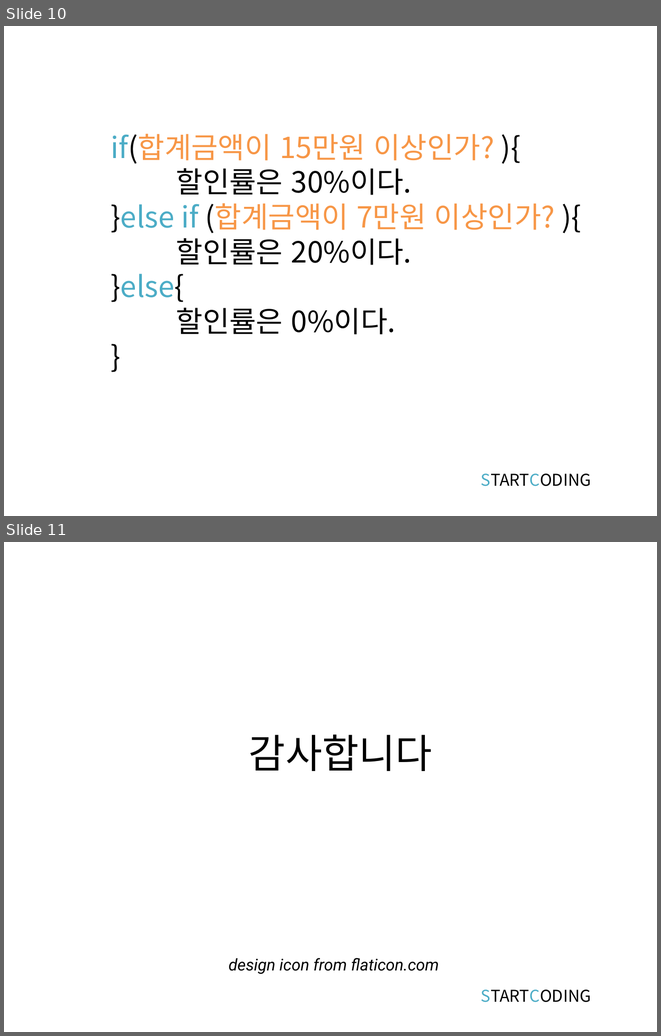
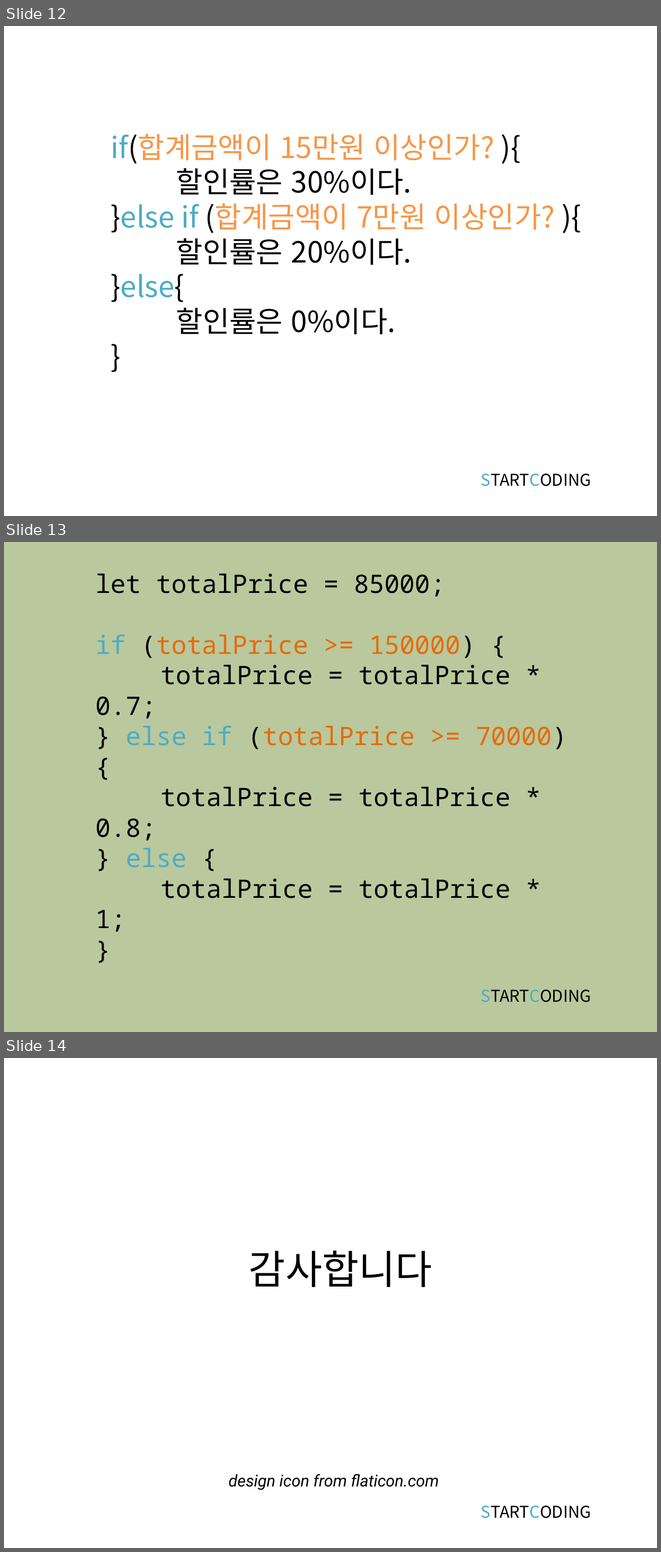
Before and after one commit to kwonkijun/web, a slide deck: 프론트엔드기초(PPT)/JAVASCRIPT 5강_조건문.pptx. Shown one above the other, each under a label of ours: slides 10 and 11 before the commit, slides 12, 13 and 14 after it. The pictures are 661x1036 and 661x1552 pixels, drawn with LibreOffice and Linux fonts; fonts in the diff are those of the drawing. Boxes give left, top, right and bottom in pixels: in the first picture for what was removed or moved away, otherwise in the second. Text is boxed around its words. In the diff, an @@ line names an element or a change of style, - is before the commit and + after.

```diff
--- a/프론트엔드기초(PPT)/JAVASCRIPT 5강_조건문.pptx
+++ b/프론트엔드기초(PPT)/JAVASCRIPT 5강_조건문.pptx
@@ slide 13 added at [4, 542, 657, 1032], background #77933C at 50% opacity @@
@@ title added at [95, 634, 567, 932], 28 pt, text #000000 @@
+let totalPrice = 85000;
+if (totalPrice >= 150000) {
+totalPrice = totalPrice * 0.7;
+} else if (totalPrice >= 70000) {
+totalPrice = totalPrice * 0.8;
+} else {
+totalPrice = totalPrice * 1;
+}
@@ text added at [481, 989, 591, 1002], 18 pt, text #000000 @@
+STARTCODING
@@ what was slide 10 is now slide 12 @@
@@ what was slide 11 is now slide 14 @@
```
Also in this commit, not shown: 1 slide changed, 2 other slides added, 29 other files.
